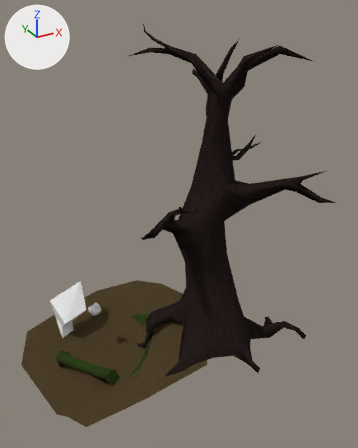
An edit to the Blender file world/Clearing.blend, drawn before and after from the same camera.
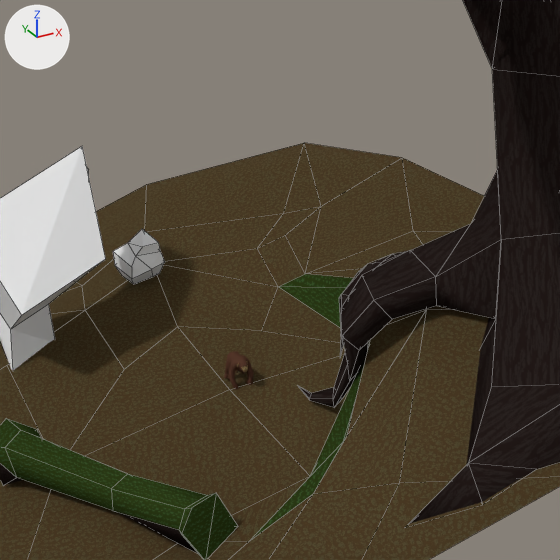
Each version is shown whole from a camera (50 mm lens) standing at (-22.0, -58.5, 46.2) and looking at (7.5, -4.8, 19.4), then close up on the part from 17% to 56% of the width and 54% to 86% of the height. Arrows for +X, +Y and +Z are at upper left; the lights stay in place. The last two pictures show the newer version. The close-ups show mesh edges as thin lines.

Names of what the first close-up shows: 'Ape', 'BigTree', 'Greybox', 'Ground', 'Log', 'Stone'.
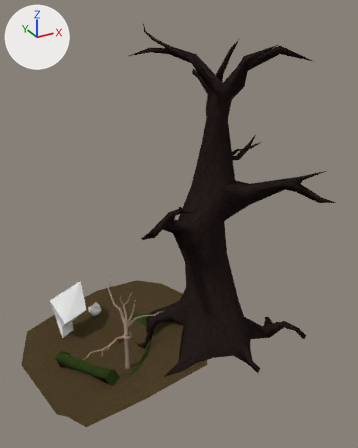
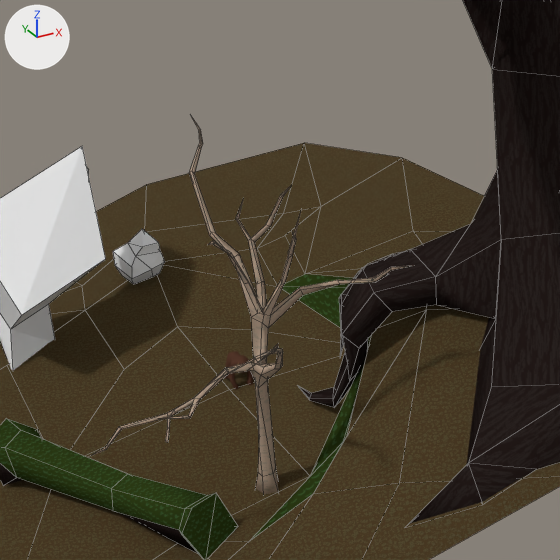
What changed in the scene script:
```text
Add img_bark_smooth:
    img_bark_smooth = load_image('bark_smooth', 'materials/bark_smooth.png', 128, 128, 'sRGB')
Add mat_bark_smooth:
    mat_bark_smooth = bpy.data.materials.new('Bark_smooth')
    # colours: brown #9b8e7c, beige #b29a86
    # uses the picture img_bark_smooth
Add me_cylinder_001:
    me_cylinder_001.from_pydata(...)  # 192 vertices, 211 faces; spans x -6.68..5.38, y -4.1..9.36, z -0.38..11.62
    me_cylinder_001.polygons.foreach_set('use_smooth', [True] * 211)
    me_cylinder_001.materials.append(mat_bark_smooth)
Add ob_fruittree:
    ob_fruittree = bpy.data.objects.new('FruitTree', me_cylinder_001)
    ob_fruittree.location = (-1.42, -6.2, -0.1)
```

Location of each change, (x1, y1, x2, y2) in pixels of the close-ups (560 x 560 px):
'FruitTree', added: after (91, 117, 414, 494)
